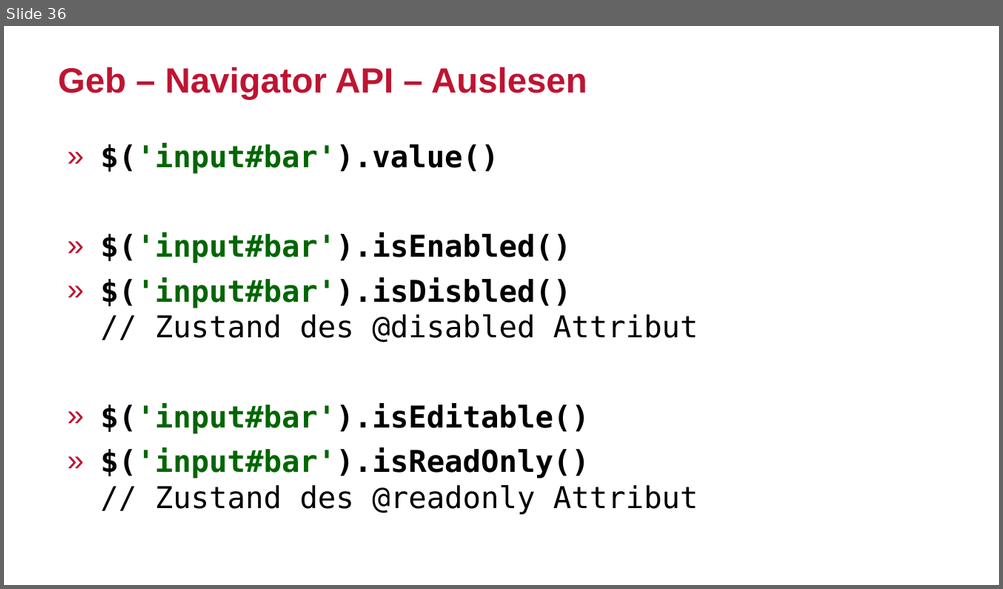
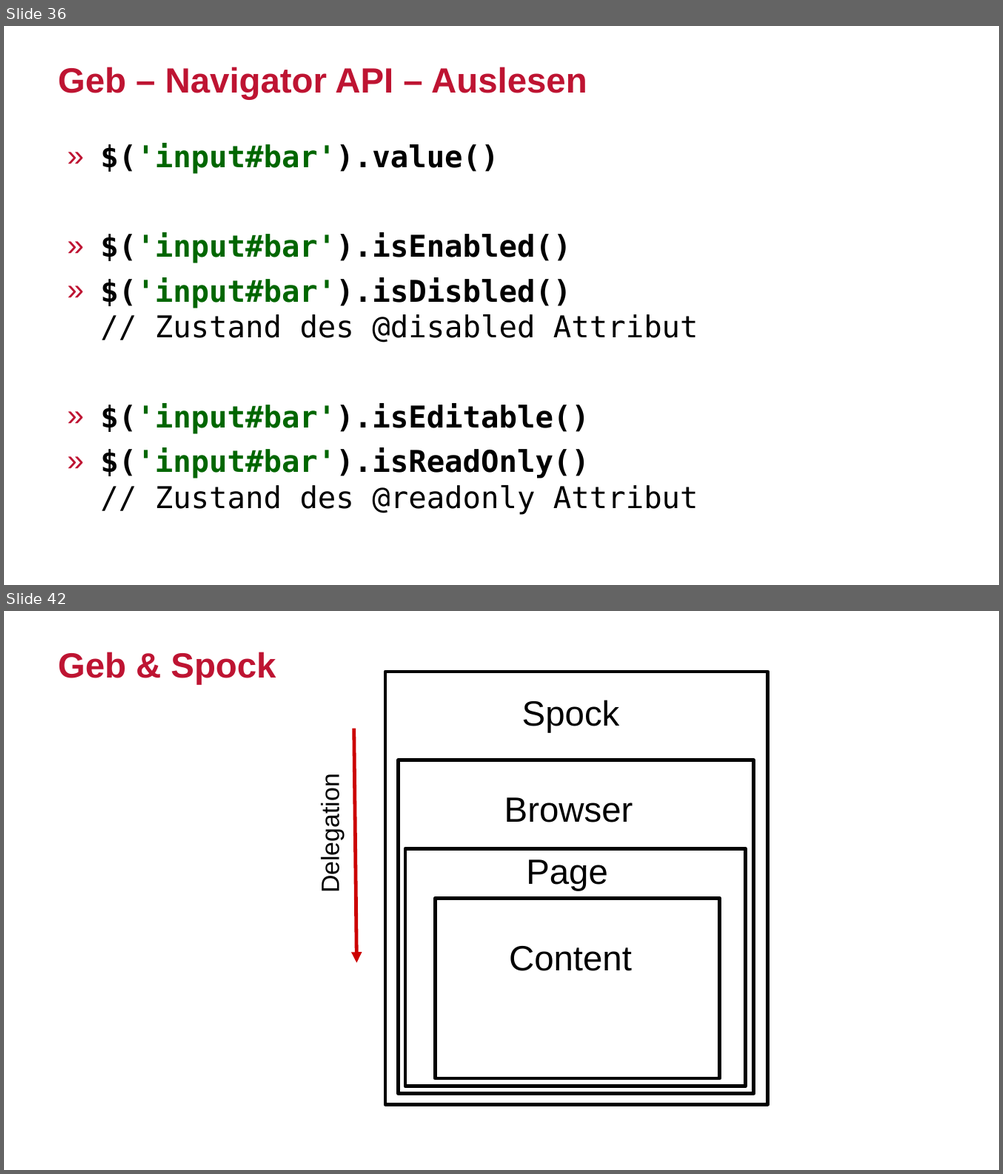
Before and after one commit to sclassen/sessions, a slide deck: javaland2017/ui-tests-with-geb/slides.odp. Shown one above the other, each under a label of ours: slide 36 before the commit, slides 36 and 42 after it; the slides between them are not shown. The pictures are 1003x589 and 1003x1174 pixels, drawn with LibreOffice and Linux fonts; fonts in the diff are those of the drawing; background and template pictures are left out. Boxes give left, top, right and bottom in pixels: in the first picture for what was removed or moved away, otherwise in the second. Text is boxed around its words. In the diff, an @@ line names an element or a change of style, - is before the commit and + after.

Commit message:
more geb slides

```diff
--- a/javaland2017/ui-tests-with-geb/slides.odp
+++ b/javaland2017/ui-tests-with-geb/slides.odp
@@ slide 42 added at (x1=4, y1=611, x2=999, y2=1170), background #FFFFFF @@
@@ title added at (x1=58, y1=652, x2=276, y2=684), 28 pt, text #BE1432, bold @@
+Geb & Spock
@@ rectangle added at (x1=386, y1=672, x2=768, y2=1105), outline #000000 2.83 pt @@
@@ text added at (x1=522, y1=700, x2=620, y2=733), 28 pt, text #000000 @@
+Spock
@@ arrow added from (354, 729) to (357, 963), #CC0000 2.83 pt @@
@@ rectangle added at (x1=398, y1=760, x2=754, y2=1093), outline #000000 2.83 pt @@
@@ text added at (x1=316, y1=788, x2=344, y2=890), 20 pt, text #000000 @@
+Delegation
@@ text added at (x1=504, y1=797, x2=633, y2=823), 28 pt, text #000000 @@
+Browser
@@ rectangle added at (x1=406, y1=849, x2=746, y2=1088), outline #000000 2.83 pt @@
@@ text added at (x1=526, y1=860, x2=608, y2=891), 28 pt, text #000000 @@
+Page
@@ rectangle added at (x1=435, y1=899, x2=720, y2=1079), outline #000000 2.83 pt @@
@@ text added at (x1=509, y1=946, x2=632, y2=971), 28 pt, text #000000 @@
+Content
```
Also in this commit, not shown: 7 other slides added.
